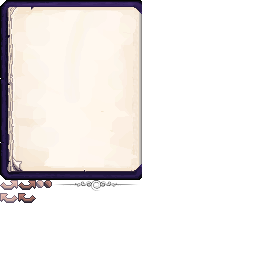
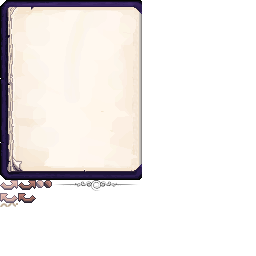
The second 256 x 256 image is a revision of the first. Changes to its layers:
added layer "border_elements" over <box>0,203,18,207</box>
